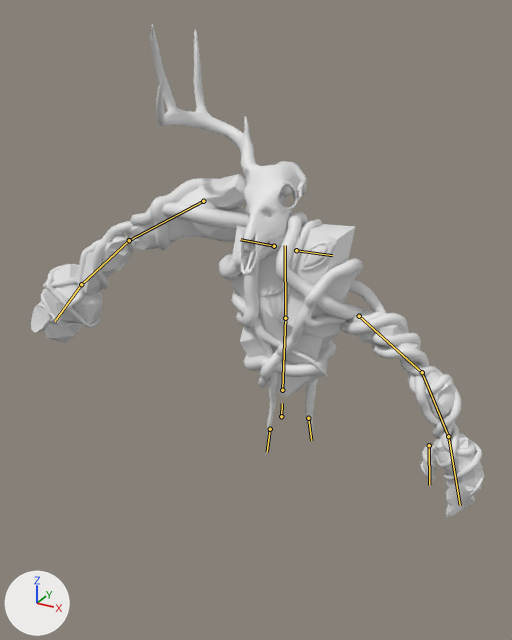
Renders of the Blender file ranged enemy animation.blend from each side of a commit.
One viewpoint serves both versions: a 50 mm lens placed at (0.86, -1.72, 2.2), pointed at (-0.34, 0.46, 1.11). Arrows for +X, +Y and +Z are at lower left; the lights stay in place. The bones that bend it are drawn over the model as lines.

In view in the first picture: 'center crystal', 'eye', 'left bottom crystal', 'left claw crystal', 'left pincer crystal', 'left top crystal', 'right bot crystal', 'right gun crystal', 'right top crystal', 'skull', 'vine 1', 'vine 2', 'vine 3'.
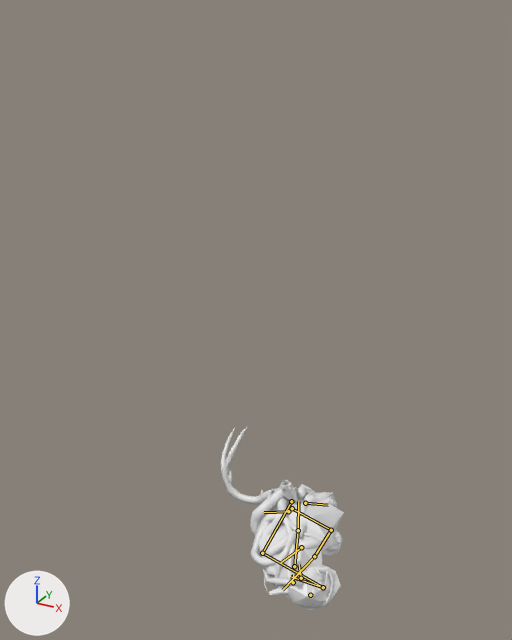
The newer file adds an action. The first version stands in its rest pose; the second is drawn at frame 36 of the action 'die'.

The edits, one by one:
Bone 'spine.002' (bone_spine_002) moves from (0.0, 0.0, 0.0) to (-0.126, -0.97, -0.365).
Bone 'spine.002' (bone_spine_002) turns from (0, 0, 0) to (-87, 24, 3) degrees about its own x, y and z.
Bone 'upper_arm.L' (bone_upper_arm_l) moves from (0.0, 0.0, 0.0) to (-0.02, -0.328, -0.055).
Bone 'forearm.L' (bone_forearm_l) turns from (0, 0, 0) to (14, 15, -43) degrees about its own x, y and z.
Bone 'hand.L.001' (bone_hand_l_001) moves from (0.0, 0.0, 0.0) to (0.071, -0.085, -0.003).
Bone 'shoulder.R' (bone_shoulder_r) moves from (0.0, 0.0, 0.0) to (-0.033, -0.002, -0.105).
Bone 'upper_arm.R' (bone_upper_arm_r) moves from (0.0, 0.0, 0.0) to (-0.12, -0.212, -0.032).
Bone 'upper_arm.R' (bone_upper_arm_r) turns from (0, 0, 0) to (-4, 0, 43) degrees about its own x, y and z.
Bone 'forearm.R' (bone_forearm_r) turns from (0, 0, 0) to (-1, -19, 70) degrees about its own x, y and z.
Bone 'hand.R' (bone_hand_r) turns from (0, 0, 0) to (-28, -5, 147) degrees about its own x, y and z.
Bone 'spine.006' (bone_spine_006) moves from (0.0, 0.0, 0.0) to (0.002, -0.057, 0.049).
Bone 'spine.006' (bone_spine_006) turns from (0, 0, 0) to (76, -41, 94) degrees about its own x, y and z.
Bone 'spine.007' (bone_spine_007) moves from (0.0, 0.0, 0.0) to (0.034, -0.099, 0.06).
Bone 'spine.007' (bone_spine_007) turns from (0, 0, 0) to (171, 3, -19) degrees about its own x, y and z.

Location of each change, [x1, y1, x2, y2] in pixels of the pictures (512 x 640 px):
'center crystal', posed (34% narrower, 51% shorter)
    before: [230, 223, 358, 398]
    after: [260, 492, 344, 577]
'vine 3', posed (80% narrower, 55% shorter)
    before: [40, 203, 459, 480]
    after: [251, 487, 333, 611]
'vine 1', posed (78% narrower, 64% shorter)
    before: [57, 178, 476, 471]
    after: [250, 489, 342, 593]
'skull', posed
    before: [150, 25, 307, 276]
    after: [221, 427, 298, 504]
'vine 2', posed
    before: [39, 221, 484, 501]
    after: [252, 513, 340, 607]
'right gun crystal', posed
    before: [31, 264, 102, 344]
    after: [273, 564, 341, 608]
'right top crystal', posed (54% narrower)
    before: [129, 174, 247, 250]
    after: [259, 484, 313, 556]
'left claw crystal', posed
    before: [434, 432, 482, 516]
    after: [269, 585, 289, 595]
'right bot crystal', posed (9% wider, 38% shorter)
    before: [75, 233, 131, 295]
    after: [261, 553, 322, 591]
'left bottom crystal', posed (47% narrower, 52% shorter)
    before: [424, 372, 455, 421]
    after: [325, 530, 341, 553]
'left top crystal', posed (not visible afterwards)
    before: [351, 310, 420, 362]
'eye', posed
    before: [301, 240, 335, 270]
    after: [315, 492, 332, 499]
'left pincer crystal', posed (not visible afterwards)
    before: [423, 443, 436, 487]
bone 'spine.002', root to tip
    before: (281, 416) to (282, 403)
    after: (293, 582) to (293, 574)
bone 'upper_arm.L', root to tip
    before: (359, 316) to (422, 372)
    after: (292, 508) to (331, 530)
bone 'forearm.L', root to tip
    before: (422, 372) to (448, 436)
    after: (331, 530) to (314, 556)
bone 'hand.L.001', root to tip
    before: (429, 445) to (429, 485)
    after: (301, 547) to (281, 562)
bone 'shoulder.R', root to tip
    before: (274, 246) to (240, 239)
    after: (288, 511) to (264, 512)
bone 'upper_arm.R', root to tip
    before: (203, 201) to (129, 240)
    after: (291, 501) to (262, 553)
bone 'forearm.R', root to tip
    before: (129, 240) to (81, 284)
    after: (262, 553) to (323, 587)
bone 'hand.R', root to tip
    before: (81, 284) to (55, 321)
    after: (323, 587) to (290, 576)
bone 'spine.006', root to tip
    before: (308, 418) to (311, 440)
    after: (310, 595) to (308, 595)
bone 'spine.007', root to tip
    before: (270, 429) to (267, 452)
    after: (301, 578) to (299, 564)
